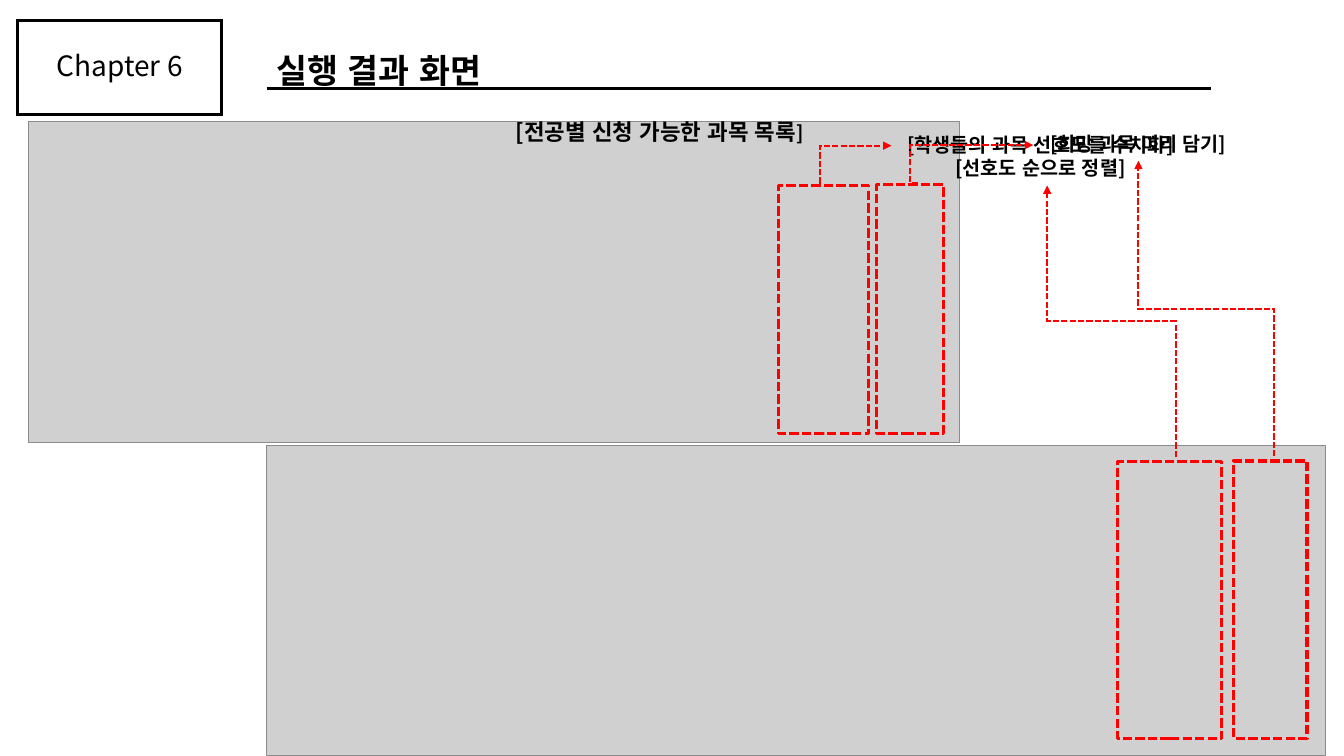
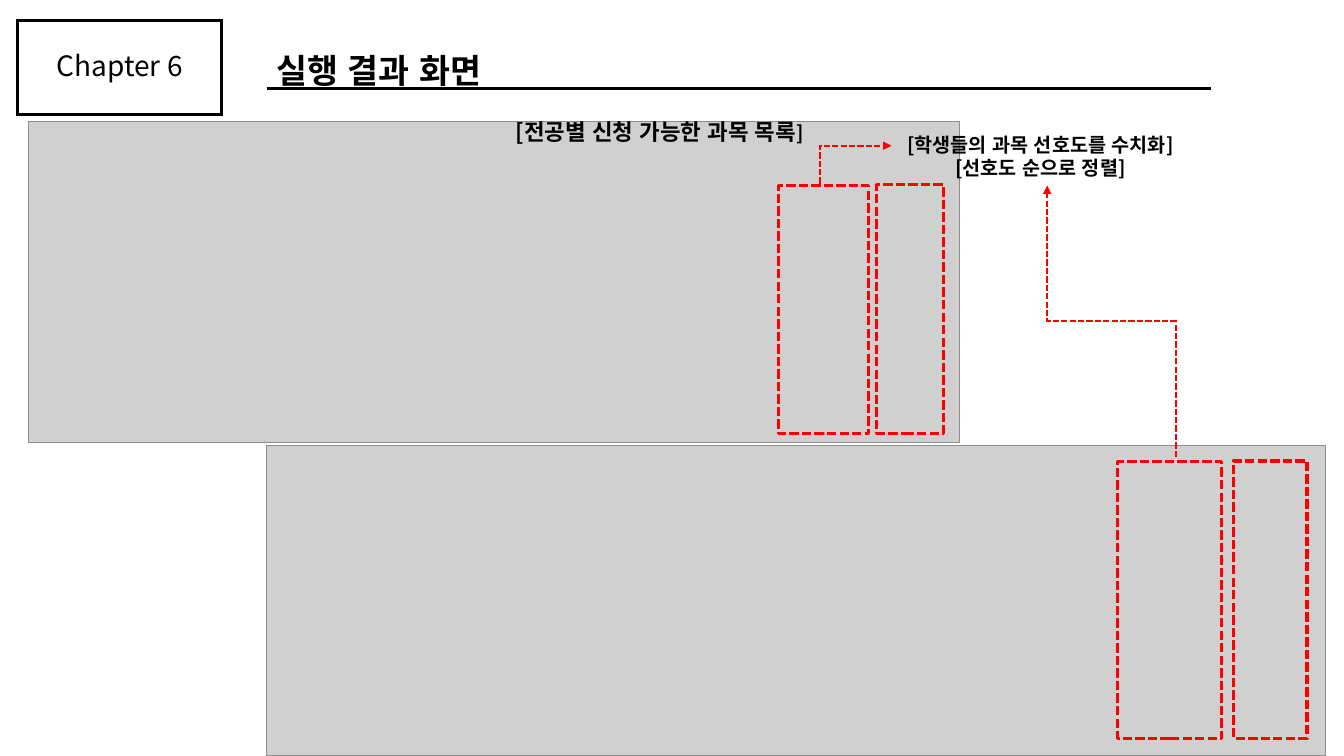
Before and after one commit to Young-Min-Kim/KPU_MajorClass, a slide deck: slide 15 of Spring Project/free_KYM.pptx. Drawn at 1344x756 pixels with LibreOffice and Linux fonts; fonts in the diff are those of the drawing; grey boxes stand for pictures. Boxes give left, top, right and bottom in pixels: in the first picture for what was removed or moved away, otherwise in the second. Text is boxed around its words. In the diff, an @@ line names an element or a change of style, - is before the commit and + after.

Commit message:
change
.

```diff
--- a/Spring Project/free_KYM.pptx
+++ b/Spring Project/free_KYM.pptx
@@ elbow arrow removed from (919, 182) to (1033, 145) @@
@@ text removed at (1050, 131, 1227, 157) @@
-[희망 과목 미리 담기]
@@ elbow arrow removed from (1274, 457) to (1138, 161) @@
```
